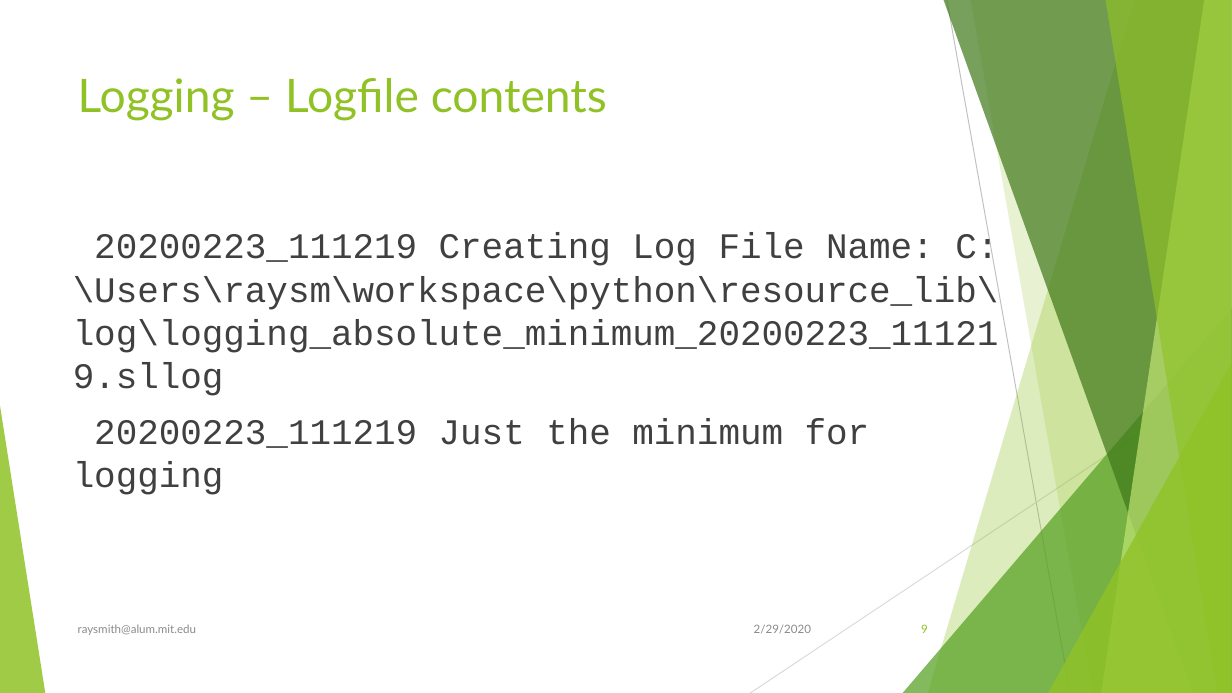
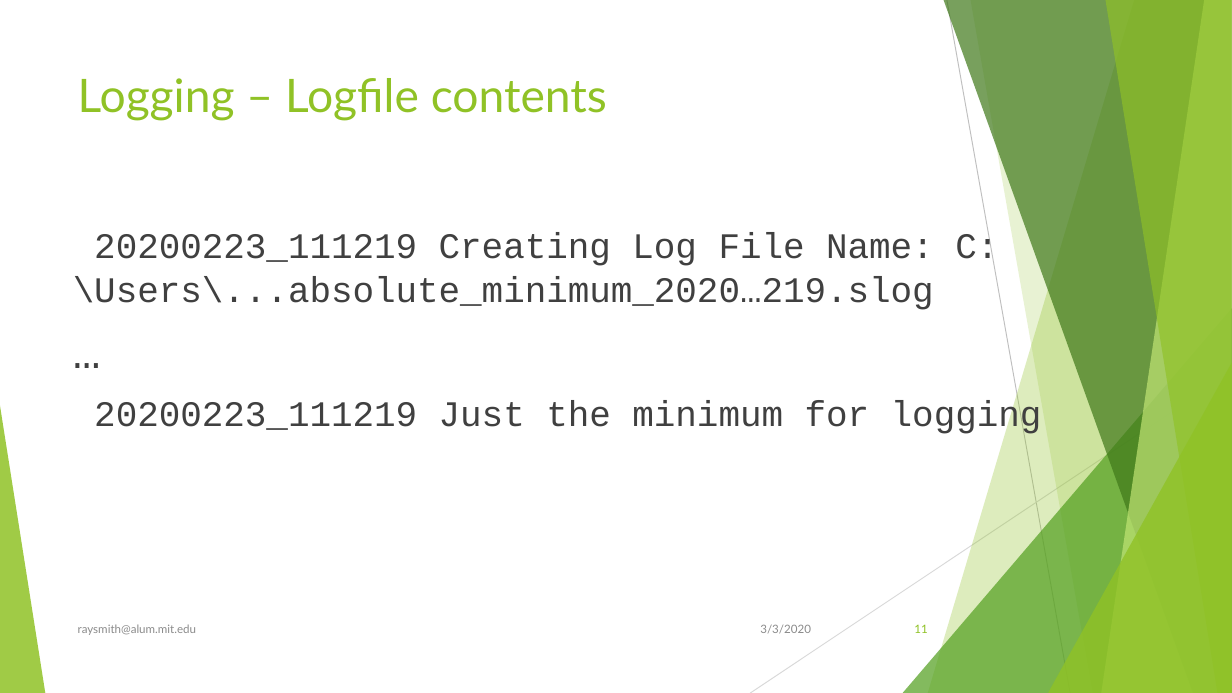
Before and after one commit to raysmith619/resource_lib, a slide deck: slide 11 of Docs/Program_Logging_Tracing.pptx (slide 9 before the commit). Drawn at 1232x693 pixels with LibreOffice and Linux fonts; fonts in the diff are those of the drawing. Boxes give left, top, right and bottom in pixels: in the first picture for what was removed or moved away, otherwise in the second. Text is boxed around its words. In the diff, an @@ line names an element or a change of style, - is before the commit and + after.

```diff
--- a/Docs/Program_Logging_Tracing.pptx
+++ b/Docs/Program_Logging_Tracing.pptx
@@ text at bbox=[73, 233, 998, 310]: text changed @@
-  20200223_111219 Creating Log File Name: C:\Users\raysm\workspace\python\resource_lib\log\logging_absolute_minimum_20200223_111219.sllog
+  20200223_111219 Creating Log File Name: C:\Users\...absolute_minimum_2020…219.slog
+  …
@@ text at bbox=[760, 624, 811, 634]: text changed @@
-2/29/2020
+3/3/2020
@@ page number at bbox=[914, 624, 927, 633]: text changed @@
-9
+11
```
Also in this commit, not shown: 16 other slides changed, 2 slides added.
